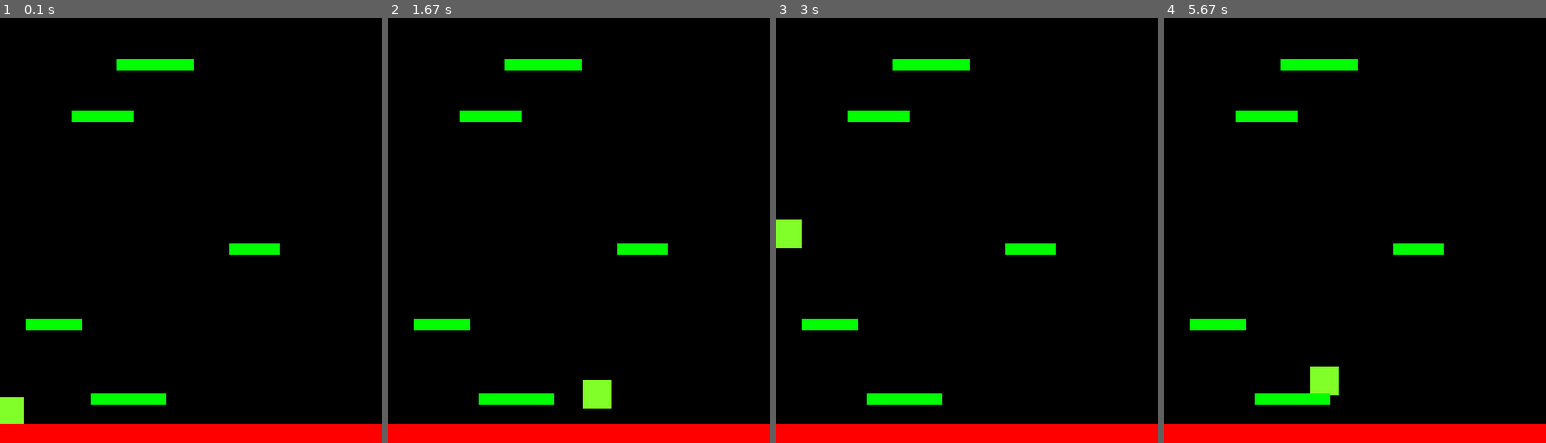
Above: before the commit, frames 1-4 (left to right).
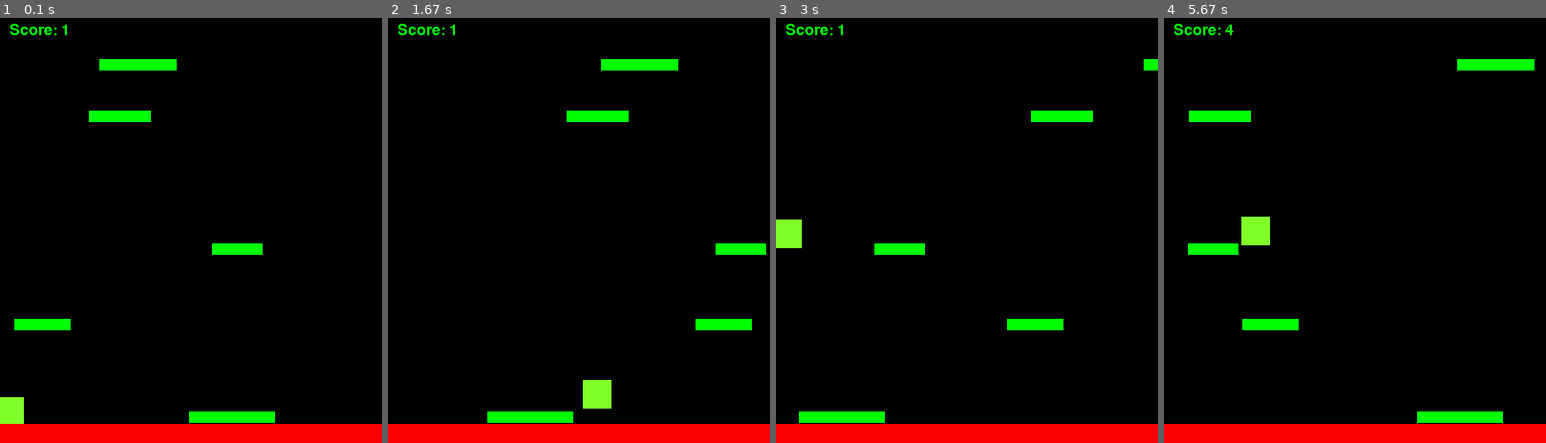
Above: after the commit, the same moments.

Repository: faircm/pygame_platformer
Game: pygame game, started from Game.py
Same seed, same stepped clock (60 frames per second), same inputs: the game is played once before the commit and once after it.
Inputs:
- Up to frame 1 (0.1 s): no input
- Up to frame 2 (1.67 s): hold Right 0.33-0.8 s; hold Up 0.83-1.13 s; hold Right 1.17-1.63 s
- Up to frame 3 (3 s): hold Left 1.67-2.2 s; hold Left 2.23-2.63 s; hold Up from 2.67 s (still down)
- Up to frame 4 (5.67 s): release Up at 3.03 s; hold Right 3.07-3.7 s; hold Left 3.73-4.2 s; hold Right 4.23-4.7 s; hold Up 4.73-5.03 s; hold Right 5.07-5.53 s; hold Left from 5.57 s (still down)

The runs differ from the first frame. In frame 1, 2.2% of the frame differs, in the area x 2-74%, y 1-96%; in frame 2, 4.8%; in frame 3, 4.4%; in frame 4, 5.5%, in the area x 2-97%, y 1-96%.

Commit message:
Added score functionality, moving platforms, fixed collision logic

Diff:
--- a/Game.py
+++ b/Game.py
@@ -2,7 +2,7 @@
 import random
 import time
 import pygame
-from pygame.locals import *
+import pygame.locals
 import Player
 import Platform
 
@@ -41,6 +41,7 @@
     bottom.surf = pygame.Surface((WIDTH, 20))
     bottom.surf.fill((255, 0, 0))
     bottom.rect = bottom.surf.get_rect(center=(WIDTH / 2, HEIGHT - 10))
+    bottom.moving = False
 
     all_sprites.add(player_1)
     all_sprites.add(bottom)
@@ -109,6 +110,10 @@
                 generate_platforms()
     if not game_over:
         display_surface.fill((0, 0, 0))
+        score_text = sm_text.render("Score: " + str(player_1.score), True, (0, 255, 0))
+        display_surface.blit(score_text, (10, 10))
+        for platform in platforms:
+            platform.move()
 
         # Generate new platforms as player moves up
         if player_1.rect.top <= HEIGHT / 3:
--- a/Platform.py
+++ b/Platform.py
@@ -20,6 +20,9 @@
         self.rect = self.surf.get_rect(
             center=(random.randint(0, WIDTH - 10), random.randint(0, HEIGHT - 30))
         )
+        self.moving = True
+        self.speed = random.randint(-3, 3)
+        self.point_value = abs(self.speed)
 
     def check_collision(self, groupies):
         if pygame.sprite.spritecollideany(self, groupies):
@@ -31,9 +34,17 @@
                 if (abs(self.rect.top - entity.rect.bottom) < 50) and (
                     abs(self.rect.bottom - entity.rect.top) < 50
                 ):
-                    if abs(self.rect.left - entity.rect.right < 50) or (
-                        abs(self.rect.right - entity.rect.left < 50)
+                    if abs(self.rect.left - entity.rect.right) < 50 or (
+                        abs(self.rect.right - entity.rect.left) < 50
                     ):
                         return True
         C = False
         return False
+
+    def move(self):
+        if self.moving:
+            self.rect.move_ip(self.speed, 0)
+            if self.speed > 0 and self.rect.right > WIDTH:
+                self.rect.right = 0
+            if self.speed < 0 and self.rect.left < 0:
+                self.rect.left = WIDTH
--- a/Player.py
+++ b/Player.py
@@ -1,5 +1,5 @@
 import pygame
-import pygame.locals as local
+import pygame.locals
 
 # Two dimensional vector
 vec = pygame.math.Vector2
@@ -23,6 +23,7 @@
         self.acc = vec(0, 0)
 
         self.jumping = False
+        self.score = 0
 
     def move(self):
         self.acc = vec(0, 0.5)
@@ -64,11 +65,13 @@
     def check_y_collisions(self, platforms):
         hits = pygame.sprite.spritecollide(self, platforms, False)
         if self.vel.y > 0:
-            if hits:
-                if self.pos.y < hits[0].rect.bottom:
-                    self.pos.y = hits[0].rect.top + 1
-                    self.vel.y = 0
-                    self.jumping = False
+            if hits and self.pos.y < hits[0].rect.bottom:
+                if hits[0].point_value > 0:
+                    self.score += hits[0].point_value
+                    hits[0].point_value = 0
+                self.pos.y = hits[0].rect.top + 1
+                self.vel.y = 0
+                self.jumping = False
 
     def check_x_collisions(self, platforms):
         hits = pygame.sprite.spritecollide(self, platforms, False)
